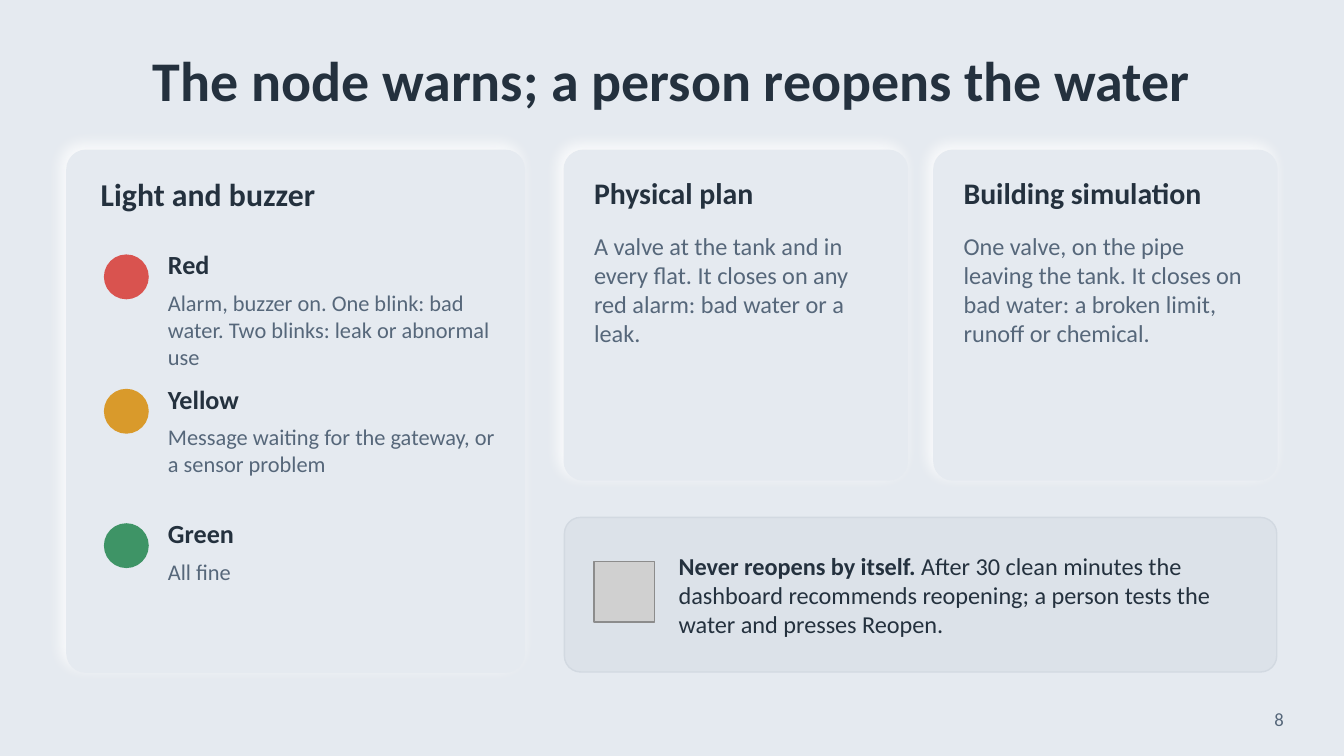
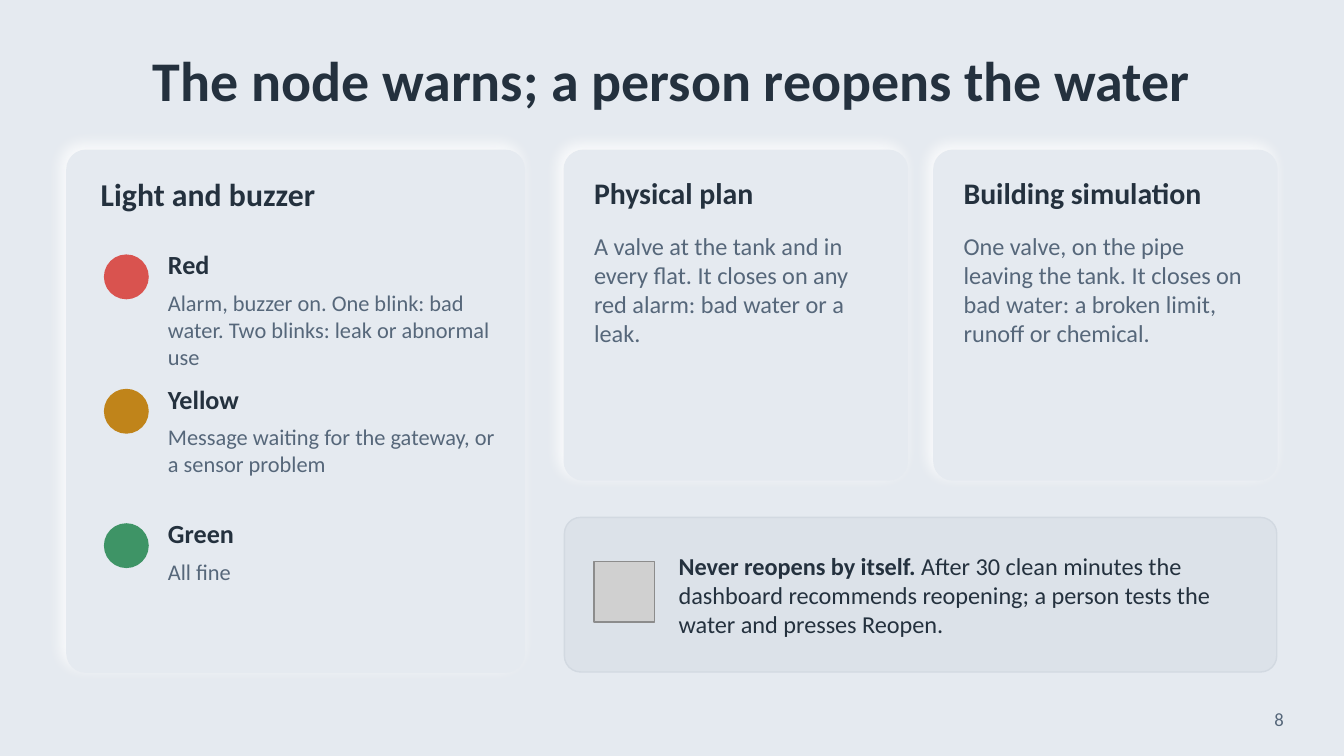
Before and after one commit to riyaa42/aqua_edge, a slide deck: slide 8 of presentation/final/aqua_edge_final.pptx. Drawn at 1344x756 pixels with LibreOffice and Linux fonts; fonts in the diff are those of the drawing; grey boxes stand for pictures. Boxes give left, top, right and bottom in pixels: in the first picture for what was removed or moved away, otherwise in the second. Text is boxed around its words. In the diff, an @@ line names an element or a change of style, - is before the commit and + after.

Commit message:
Final review deck: each topic has its own colour (unsafe water indigo, leaks teal, abnormal use amber, alarms coral); same deck added in neobrutalism style

```diff
--- a/presentation/final/aqua_edge_final.pptx
+++ b/presentation/final/aqua_edge_final.pptx
@@ ellipse at (x1=105, y1=390, x2=148, y2=433): fill #D99A2B to #C0841A; outline #D99A2B 1 pt to #C0841A 1 pt @@
```
Also in this commit, not shown: 7 other slides changed, 3 other files.
